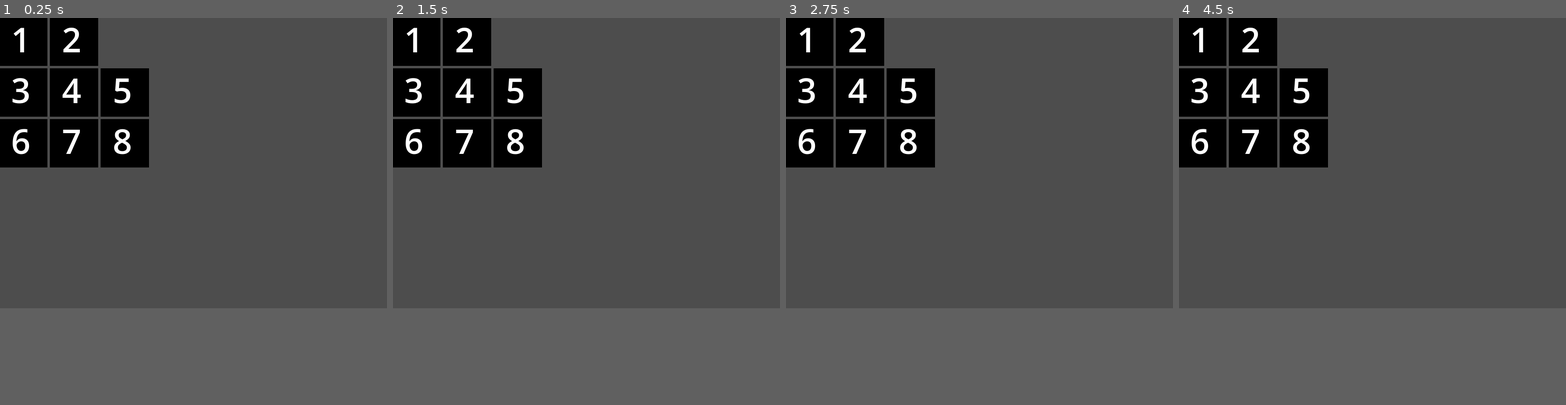
Above: before the commit, frames 1-4 (left to right).
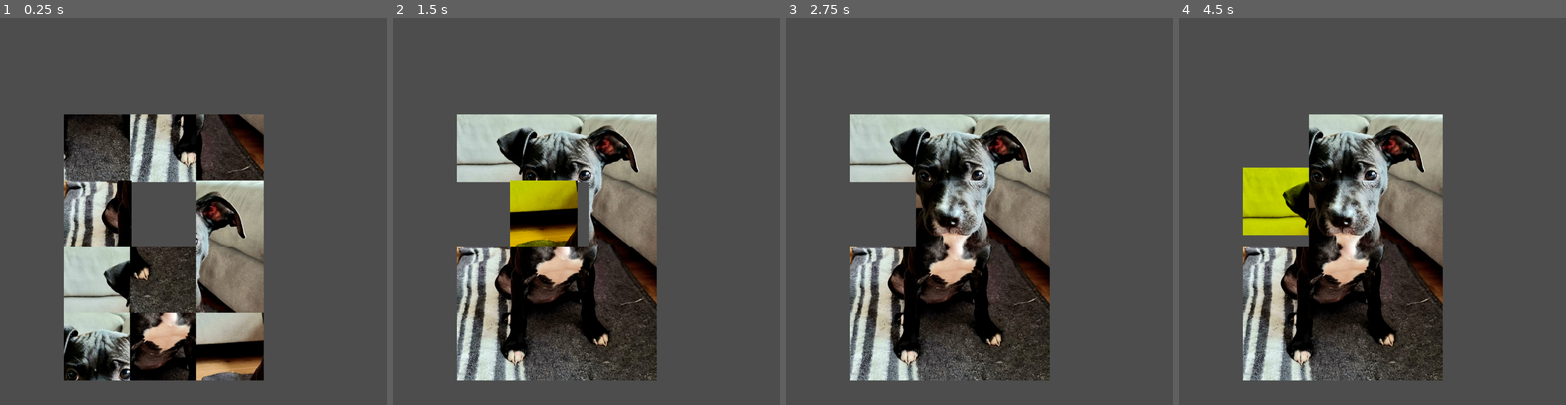
Above: after the commit, the same moments.

Repository: opensourceame/slider
Game: Godot game, scene res://scenes/Game.tscn
Same seed, same stepped clock (60 frames per second), same inputs: the game is played once before the commit and once after it.
Inputs (mouse positions are in pixels of both pictures, inside the frame that each line leads up to):
- Up to frame 1 (0.25 s): no input
- Up to frame 2 (1.5 s): tap Enter (ui_accept) at 0.5, 0.77, 1.25 s; move the mouse to (671, 149) at 0.52 s; click (671, 149) at 0.67 s; move the mouse to (509, 176) at 1.27 s; click (509, 176) at 1.42 s
- Up to frame 3 (2.75 s): tap Enter (ui_accept) at 1.52, 2 s; move the mouse to (1018, 99) at 2.02 s; click (1018, 99) at 2.17 s
- Up to frame 4 (4.5 s): tap Enter (ui_accept) at 2.75, 3.02, 3.5, 3.77, 4.25 s; move the mouse to (1353, 219) at 2.77 s; click (1353, 219) at 2.92 s; move the mouse to (1488, 207) at 3.52 s; click (1488, 207) at 3.67 s; move the mouse to (1256, 118) at 4.27 s; click (1256, 118) at 4.42 s
In our replay, the window is 800x600 before the commit and 800x800 after it. These sizes can differ from the game's own. Grey fills any space a smaller window leaves; there, only what the larger window draws over its background counts as a difference.

The runs differ from the first frame. In frame 1, 39% of the frame differs, in the area x 0-69%, y 0-94%; in frame 2, 39%; in frame 3, 38%; in frame 4, 41%.

Commit message:
reading image, configurable tile size

Diff:
--- a/project.godot
+++ b/project.godot
@@ -17,8 +17,8 @@
 
 [display]
 
-window/size/viewport_width=800
-window/size/viewport_height=600
+window/size/viewport_width=1200
+window/size/viewport_height=1200
 
 [physics]
 
@@ -27,4 +27,5 @@
 [rendering]
 
 rendering_device/driver.windows="d3d12"
-renderer/rendering_method="mobile"
+renderer/rendering_method="gl_compatibility"
+renderer/rendering_method.mobile="gl_compatibility"
--- a/scenes/Tile.tscn
+++ b/scenes/Tile.tscn
@@ -12,9 +12,24 @@
 custom_minimum_size = Vector2(90, 90)
 layout_mode = 3
 anchors_preset = 0
+offset_right = 100.0
+offset_bottom = 100.0
 script = ExtResource("1_tile")
 
 [node name="Background" type="Panel" parent="." unique_id=2071664131]
+layout_mode = 1
+anchors_preset = 15
+anchor_right = 1.0
+anchor_bottom = 1.0
+offset_left = 10.0
+offset_top = 10.0
+offset_right = -10.0
+offset_bottom = -10.0
+grow_horizontal = 2
+grow_vertical = 2
+theme_override_styles/panel = SubResource("StyleBoxFlat_black")
+
+[node name="TextureRect" type="TextureRect" parent="." unique_id=267444119]
 layout_mode = 1
 anchors_preset = 15
 anchor_right = 1.0
@@ -23,7 +38,8 @@
 offset_bottom = 10.0
 grow_horizontal = 2
 grow_vertical = 2
-theme_override_styles/panel = SubResource("StyleBoxFlat_black")
+mouse_filter = 2
+stretch_mode = 5
 
 [node name="Label" type="Label" parent="." unique_id=267444118]
 layout_mode = 1
@@ -32,10 +48,10 @@
 anchor_top = 0.5
 anchor_right = 0.5
 anchor_bottom = 0.5
-offset_left = -40.0
-offset_top = -35.0
+offset_left = -35.0
+offset_top = -48.0
 offset_right = 40.0
-offset_bottom = 35.0
+offset_bottom = 48.0
 grow_horizontal = 2
 grow_vertical = 2
 text = "?"
--- a/scripts/GameManager.gd
+++ b/scripts/GameManager.gd
@@ -2,24 +2,58 @@
 
 @onready var tile_scene = preload("res://scenes/Tile.tscn")
 
-var grid_size = Vector2(3, 3)
-var tile_size = 100
+var grid_size = Vector2(3, 4)
+var source_image: ImageTexture
+var image_pieces: Array[Texture2D] = []
+var tile_size = 200
 var tiles = []
-var empty_position = Vector2(2, 0)
+var empty_position = Vector2(1, 1)
 var game_won = false
 var normal_style: StyleBox
 var highlight_style: StyleBox
 
+func load_and_split_image():
+	var image = Image.load_from_file("res://images/pepper.jpg")
+	if image:
+		# Resize image to 400x600 (100x100 tiles in 4x6 grid)
+		image.resize(grid_size.x * tile_size, grid_size.y * tile_size, Image.INTERPOLATE_LANCZOS)
+		source_image = ImageTexture.create_from_image(image)
+		split_image_into_pieces()
+	else:
+		print("Failed to load pepper.jpg")
+
+func split_image_into_pieces():
+	if not source_image:
+		return
+
+	var image = source_image.get_image()
+	var image_size = Vector2(image.get_width(), image.get_height())
+	var piece_width = image.get_width() / grid_size.x
+	var piece_height = image.get_height() / grid_size.y
+
+	image_pieces.clear()
+
+	for y in range(grid_size.y):
+		for x in range(grid_size.x):
+			var piece_rect = Rect2i(x * piece_width, y * piece_height, piece_width, piece_height)
+			var piece_image = Image.create(piece_width, piece_height, false, image.get_format())
+			piece_image.blit_rect(image, piece_rect, Vector2i.ZERO)
+			var piece_texture = ImageTexture.create_from_image(piece_image)
+			image_pieces.append(piece_texture)
+
+	print("Created ", image_pieces.size(), " image pieces")
+
 func _ready():
+	load_and_split_image()
 	create_styles()
 	initialize_grid()
+	randomize_grid()
 	setup_tiles()
 
 func initialize_grid():
-	var numbers = []
-	for i in range(1, grid_size.x * grid_size.y):
-		numbers.append(i)
-	#numbers.shuffle()
+	var indices = []
+	for i in range(grid_size.x * grid_size.y):
+		indices.append(i)
 
 	tiles.clear()
 	for y in range(grid_size.y):
@@ -31,13 +65,36 @@
 	for y in range(grid_size.y):
 		for x in range(grid_size.x):
 			var t = tile_scene.instantiate()
+			t.set_size(Vector2(tile_size, tile_size))
+			var piece_index = y * grid_size.x + x
 			if x == empty_position.x and y == empty_position.y:
 				t.set_number(0)
 			else:
-				t.set_number(numbers.pop_front())
+				t.set_number(indices[piece_index] + 1)
+				if piece_index < image_pieces.size():
+					t.set_texture(image_pieces[piece_index])
 			tiles[y][x] = t
 
-
+func randomize_grid():
+	var all_tiles = []
+
+	# Collect all tiles except the empty one
+	for y in range(grid_size.y):
+		for x in range(grid_size.x):
+			if not (x == empty_position.x and y == empty_position.y):
+				all_tiles.append(tiles[y][x])
+
+	# Shuffle the tiles
+	all_tiles.shuffle()
+
+	# Redistribute tiles randomly
+	var tile_index = 0
+	for y in range(grid_size.y):
+		for x in range(grid_size.x):
+			if x == empty_position.x and y == empty_position.y:
+				continue
+			tiles[y][x] = all_tiles[tile_index]
+			tile_index += 1
 
 func setup_tiles():
 	var spacing = 5
--- a/scripts/Tile.gd
+++ b/scripts/Tile.gd
@@ -3,6 +3,7 @@
 
 @onready var background = $Background
 @onready var label 		= $Label
+@onready var texture_rect = $TextureRect
 
 static func BLANK() -> Tile:
 	var t = preload("res://scenes/Tile.tscn").instantiate()
@@ -11,6 +12,7 @@
 
 var number : int = 0
 var grid_position = Vector2.ZERO
+var texture: Texture2D
 
 func _ready():
 	background.gui_input.connect(_on_gui_input)
@@ -39,14 +41,28 @@
 	number = value
 	return self
 
+func set_texture(tex: Texture2D):
+	texture = tex
+	return self
+
 func update_display():
-	if number > 0:
+	if texture:
+		texture_rect.texture = texture
+		texture_rect.visible = true
+		label.visible = false
+	elif number > 0:
 		label.text = str(number)
+		label.visible = true
+		texture_rect.visible = false
 	else:
 		label.text = ""
+		label.hide()
+		texture_rect.hide()
 
 func set_highlight(highlighted: bool):
 	if highlighted:
+		modulate = Color.YELLOW
 		background.add_theme_stylebox_override("panel", get_parent().highlight_style)
 	else:
+		modulate = Color.WHITE
 		background.add_theme_stylebox_override("panel", get_parent().normal_style)
Not shown, added: .DS_Store
